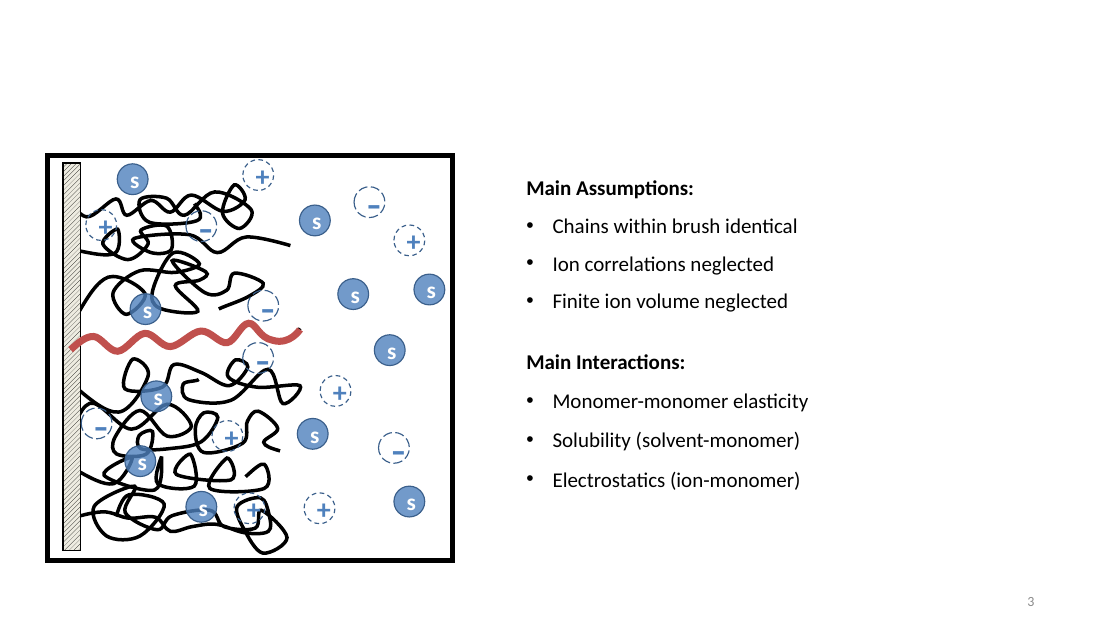
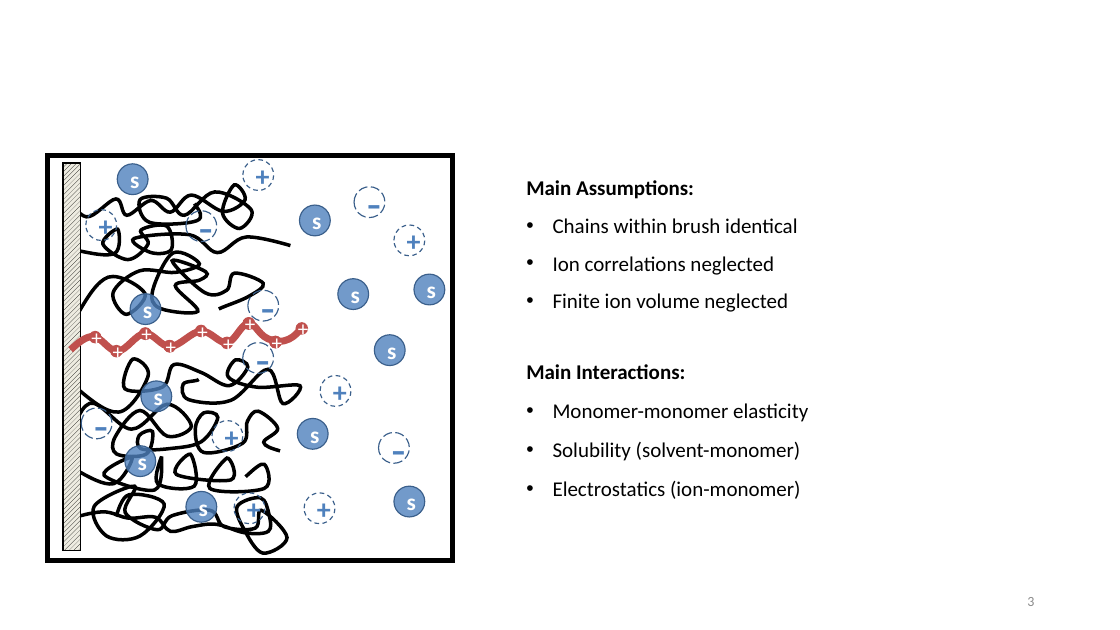
Before and after one commit to tyokokur/presentations, a slide deck: slide 3 of quals.pptx. Drawn at 1120x630 pixels with LibreOffice and Linux fonts; fonts in the diff are those of the drawing; background and template pictures are left out. Boxes give left, top, right and bottom in pixels: in the first picture for what was removed or moved away, otherwise in the second. Text is boxed around its words. In the diff, an @@ line names an element or a change of style, - is before the commit and + after.

```diff
--- a/quals.pptx
+++ b/quals.pptx
@@ group added at (89,317,308,358): 9 ellipses @@
++
++
++
++
++
++
++
++
++
@@ group added at (139,318,282,353): 4 ellipses @@
@@ text "Main Interactions:": place and size @@
-text "Main Interactions:" at (526,354,808,490)
+text "Main Interactions:" at (526,364,808,499)
```
Also in this commit, not shown: 1 other slide changed, 1 slide added.
